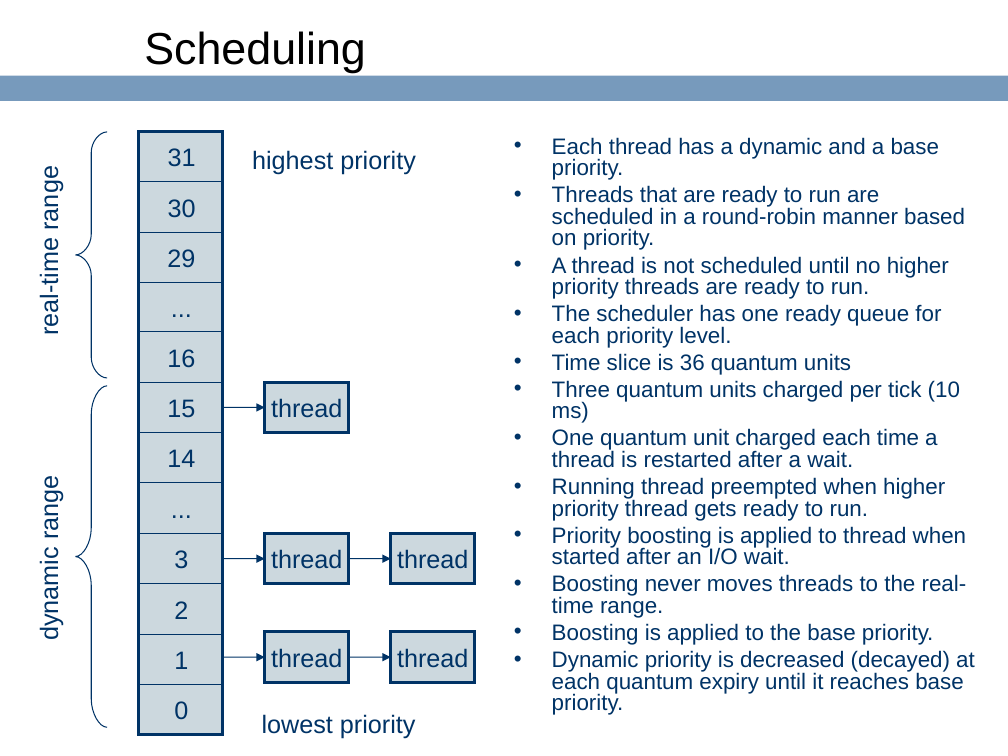
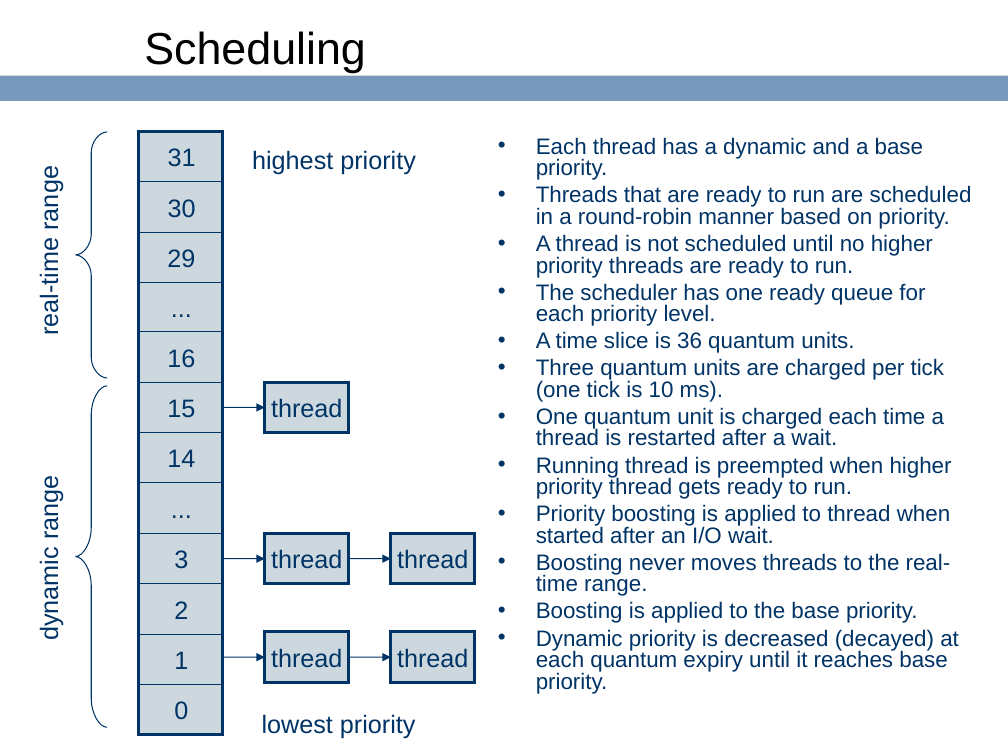
Before and after one commit to ringgaard/sanos, a slide deck: slide 55 of doc/sanostech.ppt. Drawn at 1008x756 pixels with LibreOffice and Linux fonts; fonts in the diff are those of the drawing; background and template pictures are left out. Boxes give left, top, right and bottom in pixels: in the first picture for what was removed or moved away, otherwise in the second. Text is boxed around its words. In the diff, an @@ line names an element or a change of style, - is before the commit and + after.

```diff
--- a/doc/sanostech.ppt
+++ b/doc/sanostech.ppt
@@ text "Each thread has a dynamic ...": place and size @@
-text "Each thread has a dynamic ..." at <box>552,137,975,715</box>
+text "Each thread has a dynamic ..." at <box>536,137,972,694</box>
@@ text at <box>536,331,952,499</box>: text changed @@
-• Time slice is 36 quantum units
-• Three quantum units charged per tick (10 ms)
-• One quantum unit charged each time a thread is restarted after a wait.
-• Running thread preempted when higher priority thread gets ready to run.
+• A time slice is 36 quantum units.
+• Three quantum units are charged per tick (one tick is 10 ms).
+• One quantum unit is charged each time a thread is restarted after a wait.
+• Running thread is preempted when higher priority thread gets ready to run.
```
Also in this commit, not shown: 3 other slides changed, 4 other files.
